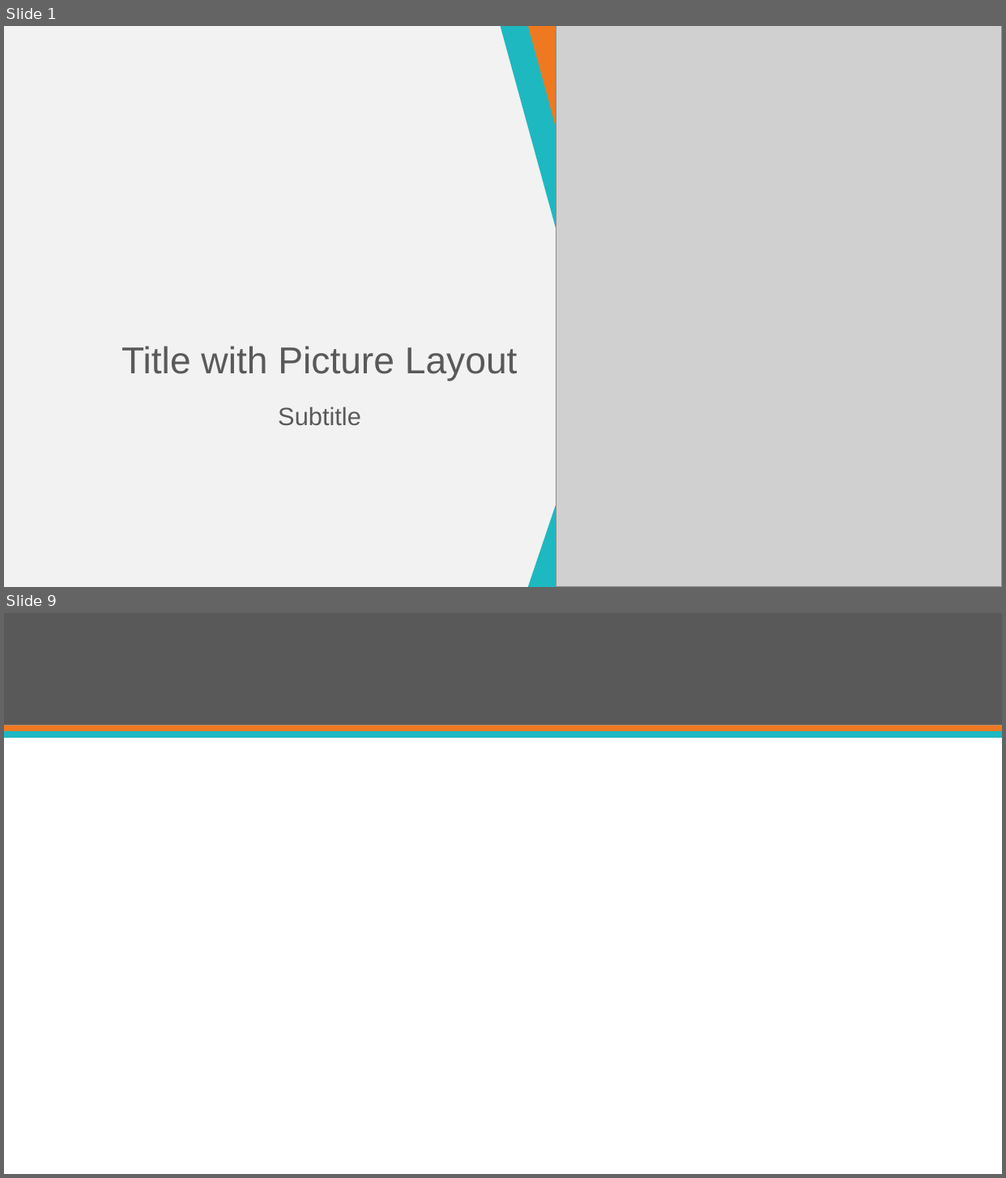
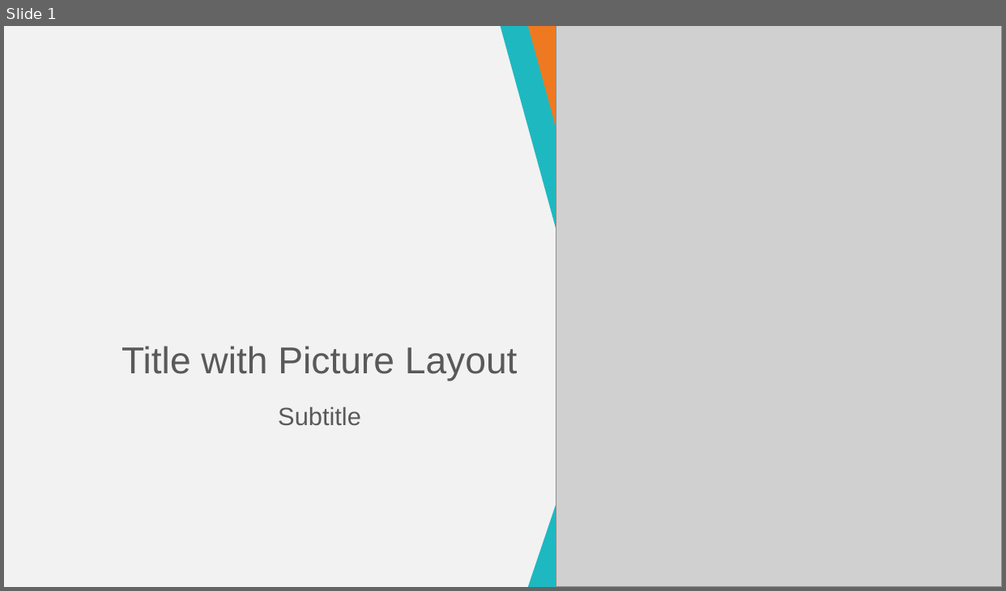
Before and after one commit to jeffryang24/RouterMaya, a slide deck: PPT/Template/Tabloid Router Maya.potx. Shown one above the other, each under a label of ours: slides 1 and 9 before the commit, slide 1 after it; the slides between them are not shown. The pictures are 1006x1178 and 1006x591 pixels, drawn with LibreOffice and Linux fonts; fonts in the diff are those of the drawing; grey boxes stand for pictures; background and template pictures are left out. Boxes give left, top, right and bottom in pixels: in the first picture for what was removed or moved away, otherwise in the second. Text is boxed around its words. In the diff, an @@ line names an element or a change of style, - is before the commit and + after.

```diff
--- a/PPT/Template/Tabloid Router Maya.potx
+++ b/PPT/Template/Tabloid Router Maya.potx
@@ slide 9 removed at [4,613,1002,1174], background picture (left out) @@
@@ rectangle removed at [4,613,1002,726] @@
@@ rectangle removed at [4,726,1002,732] @@
@@ rectangle removed at [4,731,1002,738] @@
```
Also in this commit, not shown: 4 slides changed, 6 slides added, 5 other slides removed.
